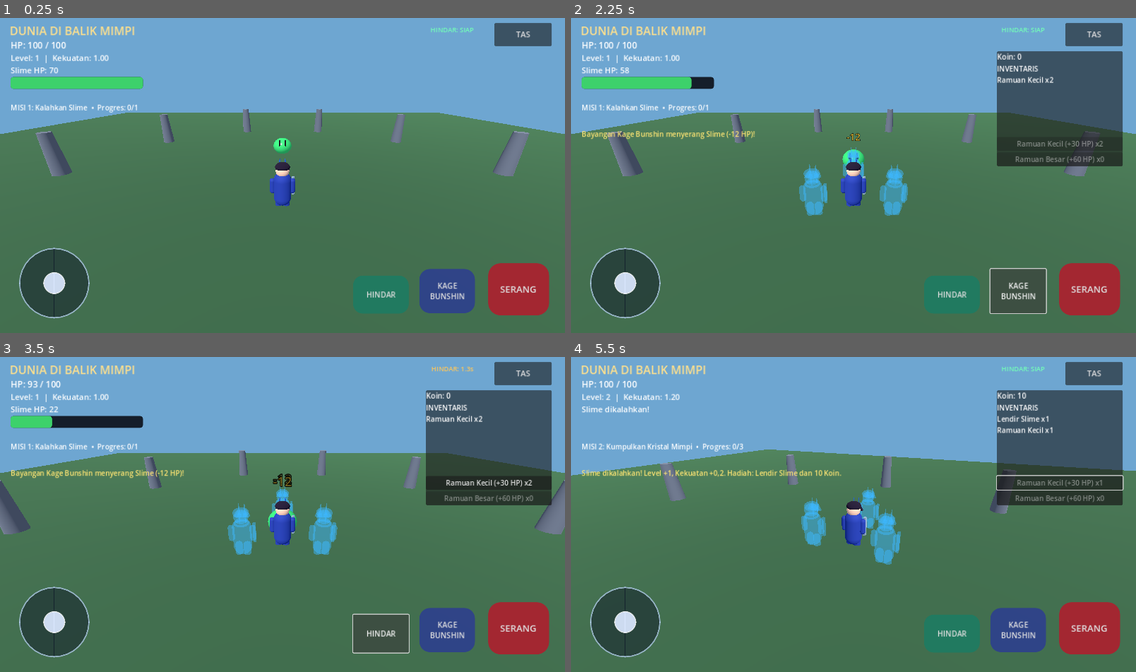
Above: before the commit, frames 1-4 (two rows, left to right).
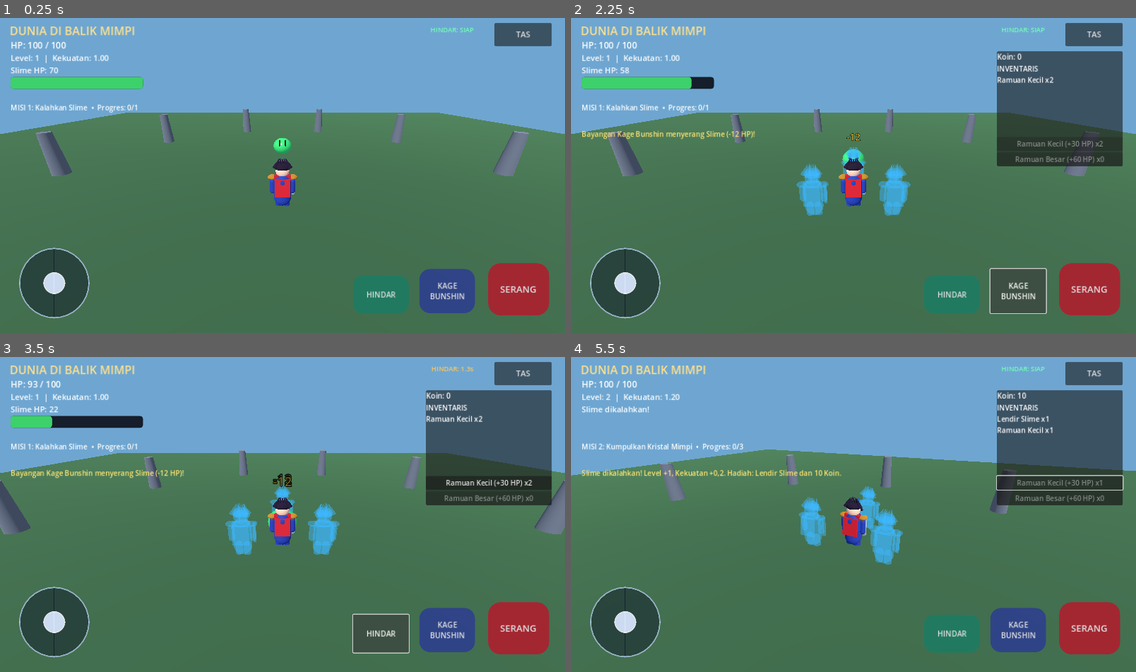
Above: after the commit, the same moments.

Repository: anjingsayang80-ui/Dunia-di-Balik-Mimpi
Game: Godot game, scene res://scenes/main.tscn
Same seed, same stepped clock (60 frames per second), same inputs: the game is played once before the commit and once after it.
Inputs (mouse positions are in pixels of both pictures, inside the frame that each line leads up to):
- Up to frame 1 (0.25 s): no input
- Up to frame 2 (2.25 s): click "TAS" at 0.5 s; click "SERANG" at 1.25 s; click "KAGE BUNSHIN" at 2 s
- Up to frame 3 (3.5 s): click "HINDAR" at 2.75 s
- Up to frame 4 (5.5 s): click "Ramuan Kecil (+30 HP) x2" at 3.5 s; tap Enter at 4.25 s; move the mouse to (977, 498) at 4.27 s; hold Right (ui_right) 4.28-5 s; click (977, 498) at 4.42 s; drag from (740, 530) to (825, 577) at 5.02 s

The runs differ from the first frame. In frame 1, 0.2% of the frame differs, in the area x 47-53%, y 44-57%; in frame 2, 0.8%; in frame 3, 0.8%; in frame 4, 0.8%, in the area x 40-59%, y 41-63%.

Commit message:
Add anime-style hair and adventurer outfit details

Diff:
--- a/android-game/scripts/player.gd
+++ b/android-game/scripts/player.gd
@@ -75,6 +75,55 @@
         bang.position = Vector3(-0.22 + float(i) * 0.11, 1.91, -0.27)
         bang.rotation_degrees.z = -12.0 + float(i) * 6.0
         add_child(bang)
+
+    # Jambul runcing khas tokoh anime agar siluet kepala lebih mudah dikenali.
+    for i in range(5):
+        var hair_spike := MeshInstance3D.new()
+        var spike_mesh := CylinderMesh.new()
+        spike_mesh.top_radius = 0.0
+        spike_mesh.bottom_radius = 0.14
+        spike_mesh.height = 0.52
+        hair_spike.mesh = spike_mesh
+        hair_spike.material_override = hair_mat
+        hair_spike.position = Vector3(-0.24 + float(i) * 0.12, 2.23, 0.02)
+        hair_spike.rotation_degrees.z = -24.0 + float(i) * 12.0
+        hair_spike.rotation_degrees.x = -12.0
+        add_child(hair_spike)
+
+    # Syal merah dan mantel pendek memberi aksen warna pada kostum petualang.
+    var scarf_mat := StandardMaterial3D.new()
+    scarf_mat.albedo_color = Color(0.78, 0.10, 0.16)
+    scarf_mat.roughness = 0.72
+    var scarf := MeshInstance3D.new()
+    var scarf_mesh := BoxMesh.new()
+    scarf_mesh.size = Vector3(0.76, 0.20, 0.24)
+    scarf.mesh = scarf_mesh
+    scarf.material_override = scarf_mat
+    scarf.position = Vector3(0.0, 1.57, 0.12)
+    add_child(scarf)
+
+    var cape := MeshInstance3D.new()
+    var cape_mesh := BoxMesh.new()
+    cape_mesh.size = Vector3(0.72, 0.86, 0.10)
+    cape.mesh = cape_mesh
+    cape.material_override = scarf_mat
+    cape.position = Vector3(0.0, 1.13, 0.39)
+    cape.rotation_degrees.x = -8.0
+    add_child(cape)
+
+    var armor_mat := StandardMaterial3D.new()
+    armor_mat.albedo_color = Color(0.88, 0.62, 0.20)
+    armor_mat.metallic = 0.55
+    for x in [-0.48, 0.48]:
+        var shoulder_guard := MeshInstance3D.new()
+        var guard_mesh := SphereMesh.new()
+        guard_mesh.radius = 0.22
+        guard_mesh.height = 0.30
+        shoulder_guard.mesh = guard_mesh
+        shoulder_guard.material_override = armor_mat
+        shoulder_guard.position = Vector3(x, 1.53, 0.0)
+        shoulder_guard.scale = Vector3(1.0, 0.72, 1.0)
+        add_child(shoulder_guard)
 
     var eye_white := StandardMaterial3D.new()
     eye_white.albedo_color = Color(1.0, 0.98, 0.92)
